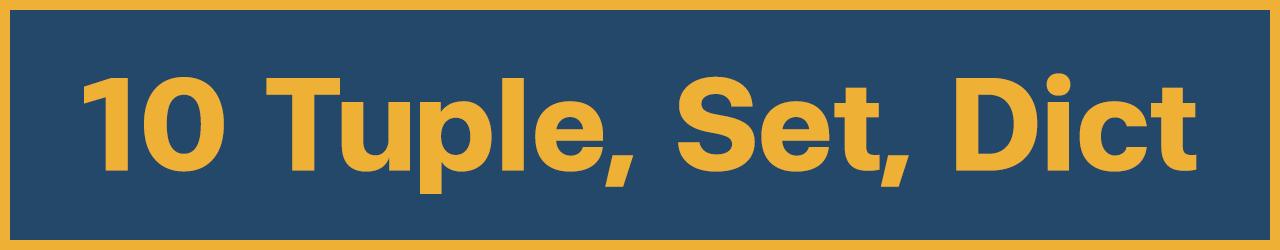
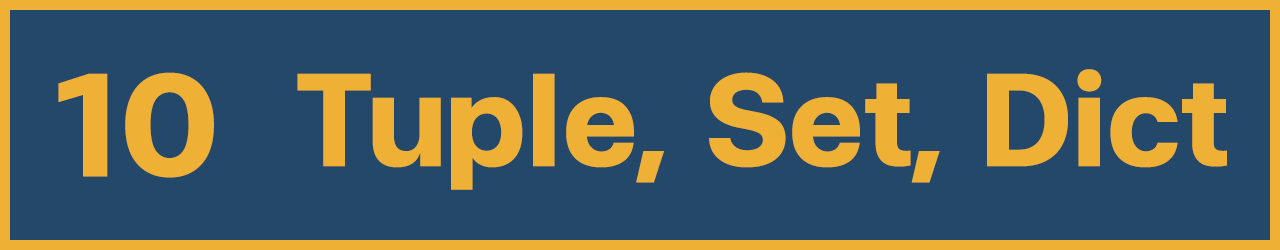
Two versions of the same layered image (1280 × 250). Layer-by-layer changes:
added layer "10" above "Tuple, Set, Dict" over [58, 72, 214, 178]
renamed "10 Tuple, Set, Dict" to "Tuple, Set, Dict", painted on it over [84, 69, 1227, 194]
